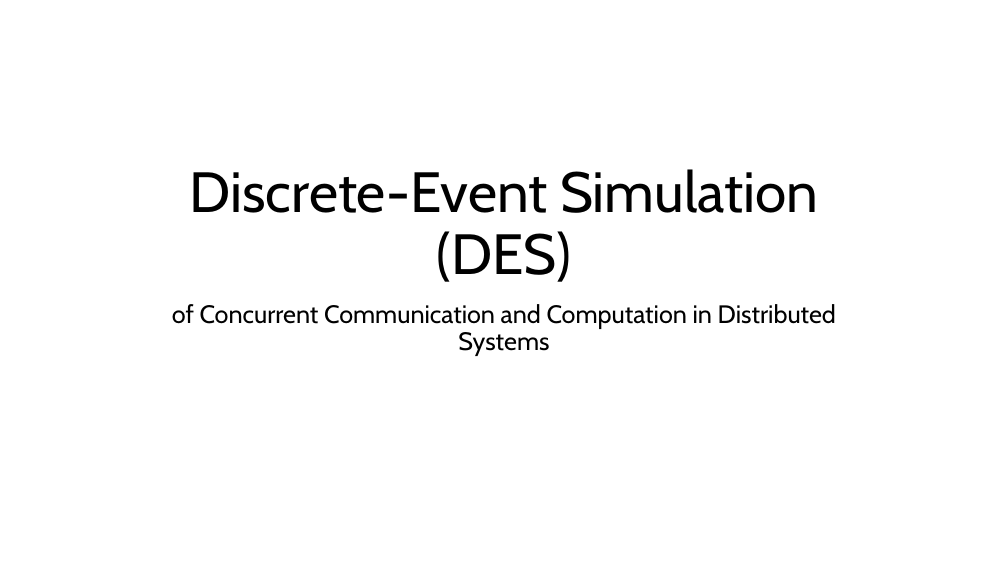
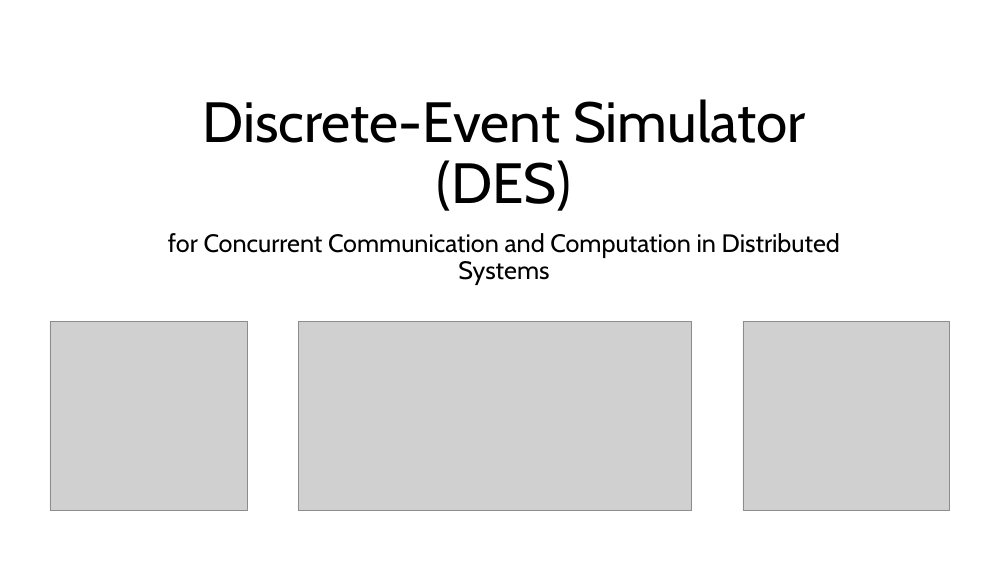
Before and after one commit to virgil382/LLMInferenceSystemSimulator, a slide deck: slide 1 of docs/Simulator.pptx. Drawn at 1008x567 pixels with LibreOffice and Linux fonts; fonts in the diff are those of the drawing; grey boxes stand for pictures. Boxes give left, top, right and bottom in pixels: in the first picture for what was removed or moved away, otherwise in the second. Text is boxed around its words. In the diff, an @@ line names an element or a change of style, - is before the commit and + after.

Commit message:
Updated documentation to include details about the system being simulated, and to include graphics.  Enhanced simulation to include a missed transport path of the prefill handoff.

```diff
--- a/docs/Simulator.pptx
+++ b/docs/Simulator.pptx
@@ title at bbox=[202, 99, 806, 211]: text changed @@
-Discrete-Event Simulation (DES)
+Discrete-Event Simulator (DES)
@@ subtitle at bbox=[168, 233, 840, 285]: text changed @@
-of Concurrent Communication and Computation in Distributed Systems
+for Concurrent Communication and Computation in Distributed Systems
@@ picture added at bbox=[50, 321, 247, 511] @@
@@ picture added at bbox=[299, 321, 692, 511] @@
@@ picture added at bbox=[743, 321, 950, 511] @@
```
Also in this commit, not shown: 1 other slide changed, 2 slides added, 8 other files.
